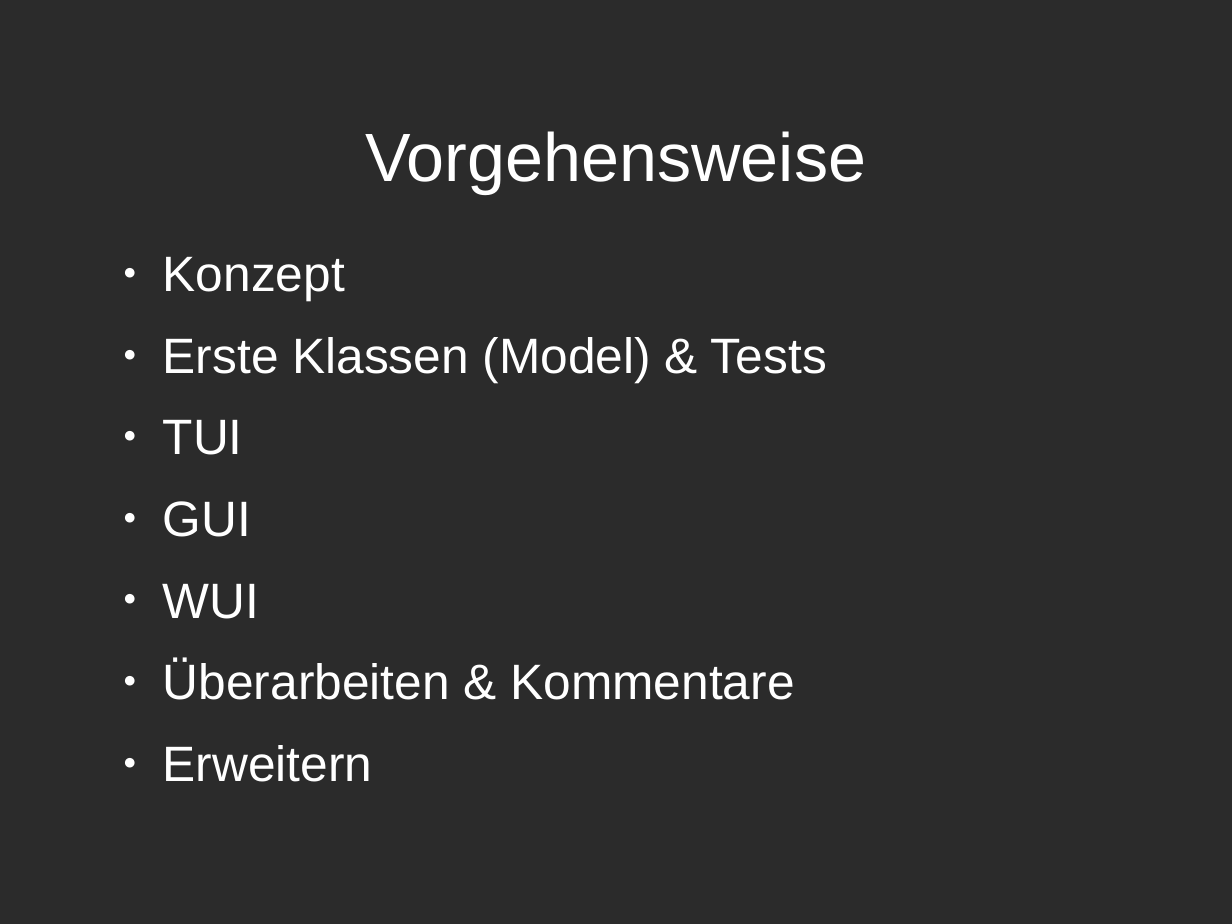
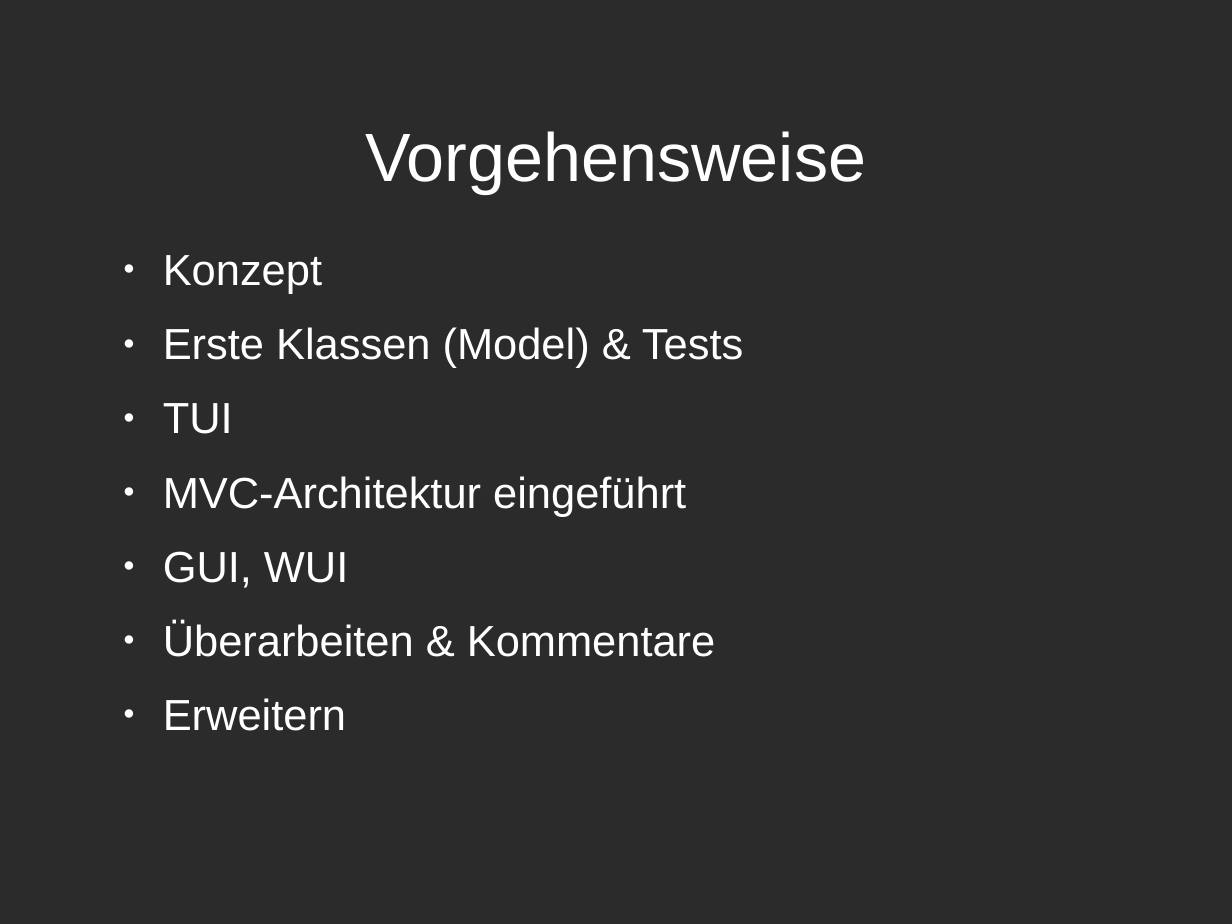
Before and after one commit to Jaykhum/dicewar, a slide deck: slide 5 of doc/Dicewars.odp (slide 6 before the commit). Drawn at 1232x924 pixels with LibreOffice and Linux fonts; fonts in the diff are those of the drawing; background and template pictures are left out; a plain dark background stands for a picture behind light text. Boxes give left, top, right and bottom in pixels: in the first picture for what was removed or moved away, otherwise in the second. Text is boxed around its words. In the diff, an @@ line names an element or a change of style, - is before the commit and + after.

```diff
--- a/doc/Dicewars.odp
+++ b/doc/Dicewars.odp
@@ text at [163,255,743,731]: size 32 to 28 pt in "Konzept", "Erste Klassen (Model) & Tests", "TUI", "Überarbeiten & Kommentare" and 1 more places @@
@@ text at [163,476,686,588]: text changed; size 32 to 28 pt @@
-● GUI
-● WUI
+● MVC-Architektur eingeführt
+● GUI, WUI
```
Also in this commit, not shown: 8 other slides changed, 1 slide removed.
